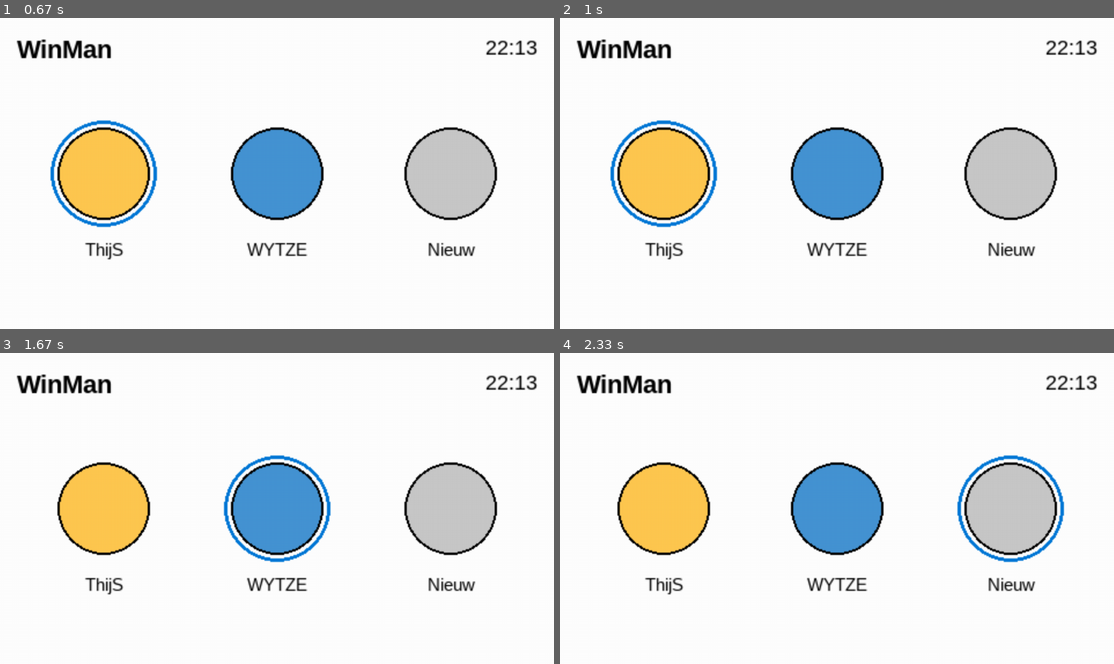
Above: before the commit, frames 1-4 (two rows, left to right).
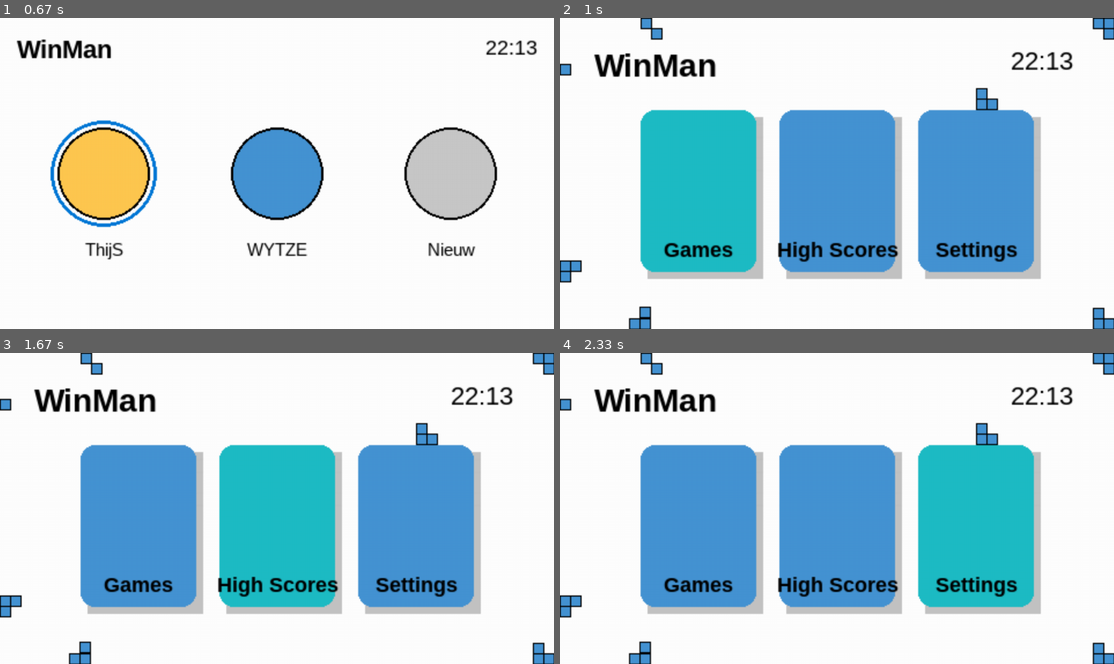
Above: after the commit, the same moments.

Repository: WytzedeJong/Main
Game: pygame game, started from main.py
Same seed, same stepped clock (60 frames per second), same inputs: the game is played once before the commit and once after it.
Inputs:
- Up to frame 1 (0.67 s): tap Enter at 0.33 s
- Up to frame 2 (1 s): no input
- Up to frame 3 (1.67 s): hold Right 1.17-1.63 s
- Up to frame 4 (2.33 s): hold Left 1.67-2.2 s; hold Left from 2.23 s (still down)

Frame 1 is identical in both runs. In frame 2, 37% of the frame differs, in the area x 0-100%, y 0-100%; in frame 3, 41%; in frame 4, 37%.

Commit message:
geen wachtwoord fix

Diff:
--- a/ui/lockscreen.py
+++ b/ui/lockscreen.py
@@ -232,6 +232,7 @@
                 self.manager.current_user = user
                 self.user = user
                 self.apply_user_style(user)
+                self.success_timer = self.success_delay
 
 
     def handle_password(self, event):
